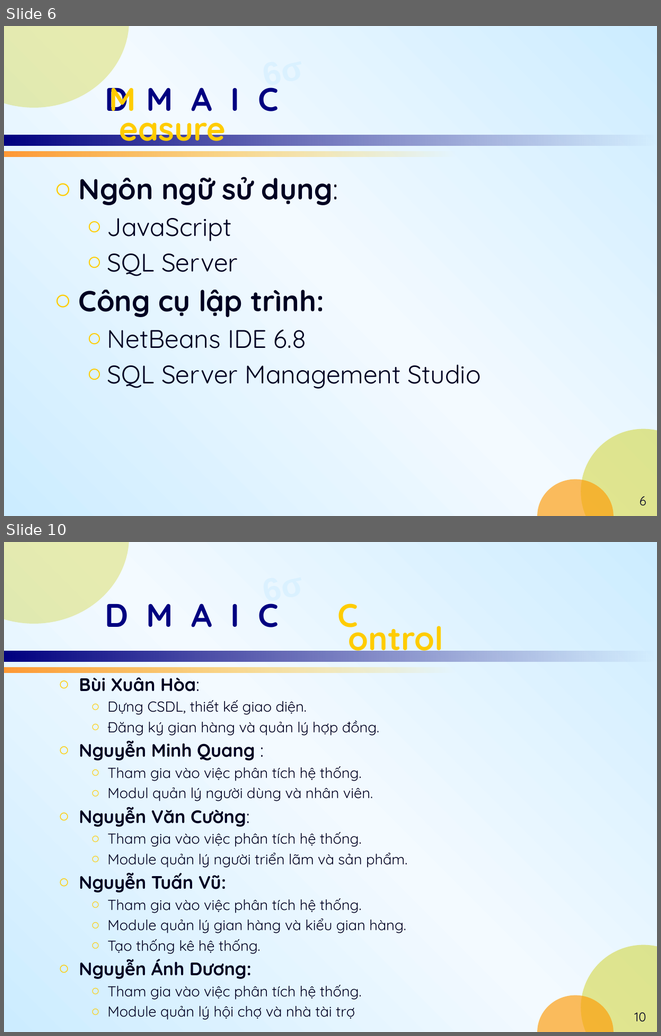
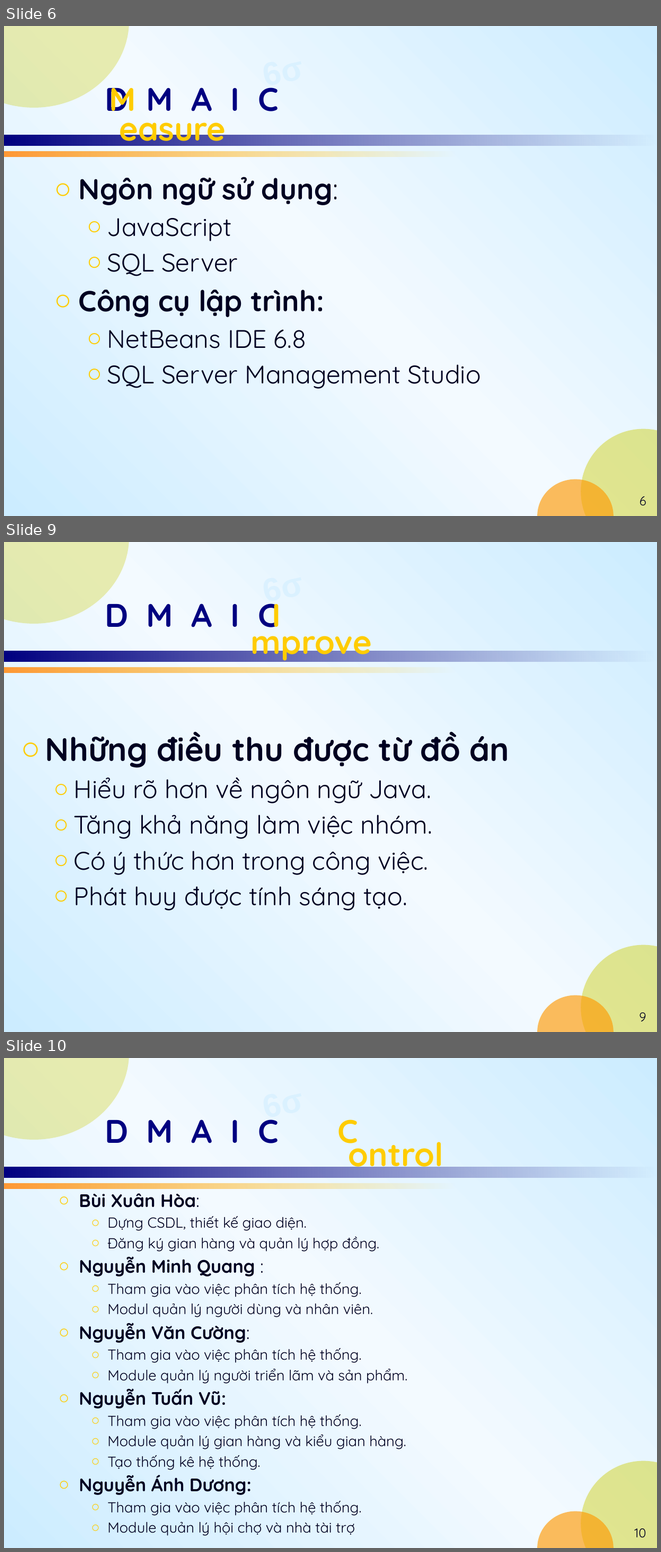
Before and after one commit to luuhuuchuan/expomanage, a slide deck: Documents/Slide_GC0501.pptx. Shown one above the other, each under a label of ours: slides 6 and 10 before the commit, slides 6, 9 and 10 after it; the slides between them are not shown. The pictures are 661x1036 and 661x1552 pixels, drawn with LibreOffice and Linux fonts; fonts in the diff are those of the drawing. Boxes give left, top, right and bottom in pixels: in the first picture for what was removed or moved away, otherwise in the second. Text is boxed around its words. In the diff, an @@ line names an element or a change of style, - is before the commit and + after.

```diff
--- a/Documents/Slide_GC0501.pptx
+++ b/Documents/Slide_GC0501.pptx
@@ slide 9 added at (x1=4, y1=542, x2=657, y2=1032), background gradient #CCECFF to #F3FAFF; not listed: 8 template elements that a slide beside it also shows @@
@@ text added at (x1=272, y1=603, x2=281, y2=627), 36 pt, text #FFCC00, bold @@
+I
@@ text added at (x1=251, y1=620, x2=372, y2=662), 36 pt, text #FFCC00, bold @@
+mprove
@@ text added at (x1=45, y1=732, x2=509, y2=910), 28 pt, text #000020 @@
+○ Những điều thu được từ đồ án
+  ○ Hiểu rõ hơn về ngôn ngữ Java.
+  ○ Tăng khả năng làm việc nhóm.
+  ○ Có ý thức hơn trong công việc.
+  ○ Phát huy được tính sáng tạo.
```
Also in this commit, not shown: 3 slides changed, 1 slide removed.
